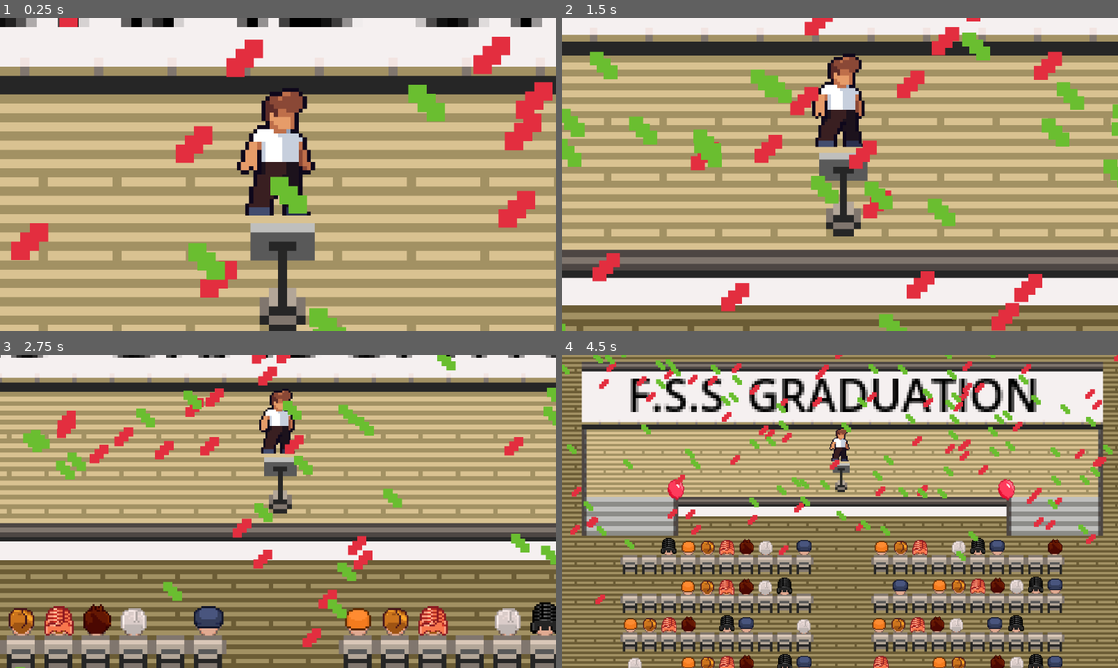
Above: before the commit, frames 1-4 (two rows, left to right).
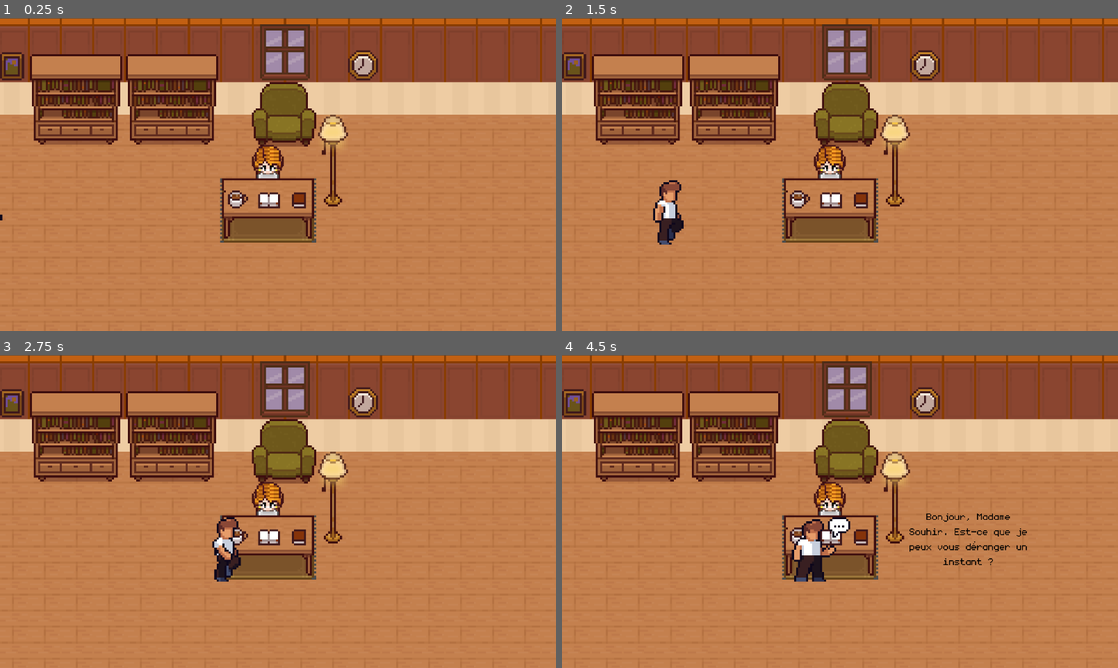
Above: after the commit, the same moments.

Repository: BolbolInfo/FSS-1LSI-TC
Game: Godot game, scene res://teacher_room.tscn
Same seed, same stepped clock (60 frames per second), same inputs: the game is played once before the commit and once after it. Before the commit the project starts from res://map.tscn.
Inputs:
- Up to frame 1 (0.25 s): no input
- Up to frame 2 (1.5 s): no input
- Up to frame 3 (2.75 s): no input
- Up to frame 4 (4.5 s): no input

The runs differ from the first frame. In frame 1, 98% of the frame differs, in the area x 0-100%, y 0-100%; in frame 2, 97%; in frame 3, 97%; in frame 4, 98%.

Commit message:
add text

Diff:
--- a/game_teacher_manager.gd
+++ b/game_teacher_manager.gd
@@ -2,6 +2,7 @@
 
 @onready var player: CharacterBody2D = %player
 @onready var player_move_to_teacher: AnimationPlayer = $player_move_to_teacher
+@onready var player_talk_to_teacher: Label = $"../player_talk_to_teacher"
 
 # Called when the node enters the scene tree for the first time.
 func _ready() -> void:
@@ -10,5 +11,6 @@
 	await player_move_to_teacher.animation_finished
 	player.stop_moving()
 	player.talk()
+	await player_talk_to_teacher.transform()
 	await get_tree().create_timer(2).timeout
 	SceneTrans.change_scene("res://computer_room.tscn")
--- a/game_thinking_manager.gd
+++ b/game_thinking_manager.gd
@@ -2,9 +2,11 @@
 
 @onready var player: CharacterBody2D = %player
 @onready var move_to_think_animator: AnimationPlayer = $move_to_think_animator
+@onready var thinking_label: Label = $"../thinking_label"
 
 # Called when the node enters the scene tree for the first time.
 func _ready() -> void:
+	var x
 	await get_tree().create_timer(2).timeout
 	player.move_to_think()
 
@@ -13,5 +15,6 @@
 	player.stop_moving()
 	await get_tree().create_timer(1.5).timeout
 	player.talk()
+	await thinking_label.transform()
 	await get_tree().create_timer(5).timeout
 	SceneTrans.change_scene("res://city.tscn")
--- a/phone.tscn
+++ b/phone.tscn
@@ -77,6 +77,7 @@
 }
 
 [node name="phone" type="Node2D"]
+position = Vector2(-22, -4)
 
 [node name="TileMap" type="TileMap" parent="."]
 tile_set = SubResource("TileSet_3iopt")
--- /dev/null
+++ b/player_talk_to_teacher.gd
@@ -0,0 +1,14 @@
+extends Label
+
+var content_text=[
+	{"text":"Bonjour, Madame Souhir. Est-ce que je peux vous déranger un instant ?","time":3},
+	{"text":"Je vais bien, merci. Je suis venu vous voir parce que je viens d’être diplômé, et honnêtement, je ne sais pas par où commencer pour trouver un emploi.","time":1},
+	{"text":"Oui, idéalement, j’aimerais travailler dans le développement logiciel ou l’analyse des données, mais je ne sais pas comment chercher efficacement ni comment me présenter aux employeurs.","time":1},
+	{"text":"Justement, non... Je n’ai pas encore de CV et je ne sais pas vraiment comment en faire un.","time":1},
+	{"text":"D’accord… Mais que dois-je y inclure exactement ?","time":1},
+	{"text":"Très bien ! Je vais essayer d’en faire un,merci infiniment, Madame Souhir ! Votre aide m’est précieuse.","time":1}
+]
+func transform():
+	for i in range(len(content_text)):
+		text = content_text[i]["text"]
+		await get_tree().create_timer(content_text[i]["time"]).timeout
--- a/project.godot
+++ b/project.godot
@@ -11,7 +11,7 @@
 [application]
 
 config/name="FSS-1LSI-TC"
-run/main_scene="res://map.tscn"
+run/main_scene="res://teacher_room.tscn"
 config/features=PackedStringArray("4.3", "Forward Plus")
 config/icon="res://icon.svg"
 
--- a/teacher_room.tscn
+++ b/teacher_room.tscn
@@ -9,6 +9,9 @@
 [ext_resource type="Texture2D" uid="uid://b87m78aggcrks" path="res://templates/teacher.png" id="7_poc5h"]
 [ext_resource type="PackedScene" uid="uid://ddydb2wjt12l8" path="res://player.tscn" id="8_7tpla"]
 [ext_resource type="Script" path="res://game_teacher_manager.gd" id="9_gss6m"]
+[ext_resource type="FontFile" uid="uid://drgsggwf6dvuh" path="res://templates/font/monogram-extended.ttf" id="10_dmq8g"]
+[ext_resource type="Script" path="res://player_talk_to_teacher.gd" id="10_kg7c7"]
+[ext_resource type="Script" path="res://teacher_talk.gd" id="12_sjrn6"]
 
 [sub_resource type="TileSetAtlasSource" id="TileSetAtlasSource_u8i10"]
 texture = ExtResource("1_te55k")
@@ -990,10 +993,29 @@
 zoom = Vector2(4.145, 4.145)
 
 [node name="game_teacher_manager" type="Node" parent="."]
-unique_name_in_owner = true
 script = ExtResource("9_gss6m")
 
 [node name="player_move_to_teacher" type="AnimationPlayer" parent="game_teacher_manager"]
 libraries = {
 "": SubResource("AnimationLibrary_ydvur")
 }
+
+[node name="player_talk_to_teacher" type="Label" parent="."]
+offset_left = 525.0
+offset_top = 367.0
+offset_right = 664.0
+offset_bottom = 489.0
+scale = Vector2(0.468552, 0.468552)
+theme_override_colors/font_color = Color(0, 0, 0, 1)
+theme_override_fonts/font = ExtResource("10_dmq8g")
+horizontal_alignment = 1
+vertical_alignment = 1
+autowrap_mode = 2
+script = ExtResource("10_kg7c7")
+
+[node name="teacher_talk" type="Label" parent="."]
+offset_left = 470.0
+offset_top = 337.0
+offset_right = 510.0
+offset_bottom = 360.0
+script = ExtResource("12_sjrn6")
--- /dev/null
+++ b/teacher_talk.gd
@@ -0,0 +1,21 @@
+extends Label
+
+var content_text=[
+	{"text":"Bien sûr, hsan ! Comment vas-tu ?","time":1},
+	{"text":"Je comprends, c'est une étape importante. As-tu déjà une idée du type de travail que tu aimerais faire ?","time":1},
+	{"text":"C’est un bon début ! La première chose à faire est d’avoir un CV bien structuré et une lettre de motivation adaptée à chaque offre d’emploi. As-tu déjà préparé ces documents ?","time":1},
+	{"text":"Ne t’inquiète pas, c’est normal au début ! Un CV doit être clair, structuré et mettre en valeur tes compétences et expériences, même si tu n’as pas encore travaillé.","time":1},
+	{"text":"Voici les sections essentielles ","time":1},
+	{"text":"1)Informations personnelles : Ton nom, numéro de téléphone, adresse e-mail.","time":1},
+	{"text":"2)Titre du CV : Un résumé rapide de ton objectif professionnel, par exemple 'Développeur junior en informatique'.","time":1},
+	{"text":"3)Formation : Les études que tu as suivies, avec les dates et le diplôme obtenu. ","time":1},
+	{"text":"4)Compétences : Liste tes compétences techniques et linguistique","time":1},
+	{"text":"5)Expériences : Même si tu n’as pas encore travaillé, mentionne tes stages, projets académiques ou travaux personnels.","time":1},
+	{"text":"6)Certifications et formations supplémentaires : Si tu as suivi des cours en ligne ou obtenu des certifications, ajoute-les.","time":1},
+	{"text":"7)Centres d’intérêt : Cela peut montrer ta personnalité et ton esprit d’initiative.","time":1},
+	{"text":"C’est normal, hsan ! Bon courage, et tiens-moi au courant.","time":1}
+
+]
+
+func techer_talk():
+	pass
--- a/thinking.tscn
+++ b/thinking.tscn
@@ -1,8 +1,10 @@
-[gd_scene load_steps=9 format=3 uid="uid://n88d6ocj3xum"]
+[gd_scene load_steps=11 format=3 uid="uid://n88d6ocj3xum"]
 
 [ext_resource type="Texture2D" uid="uid://r6yaq0im2m18" path="res://templates/japanese-school_8x8-final.tileset.png" id="1_sntgh"]
 [ext_resource type="PackedScene" uid="uid://ddydb2wjt12l8" path="res://player.tscn" id="2_eqf0q"]
 [ext_resource type="Script" path="res://game_thinking_manager.gd" id="3_6x75o"]
+[ext_resource type="FontFile" uid="uid://drgsggwf6dvuh" path="res://templates/font/monogram-extended.ttf" id="4_qkrjo"]
+[ext_resource type="Script" path="res://thinking_label.gd" id="5_wyppw"]
 
 [sub_resource type="TileSetAtlasSource" id="TileSetAtlasSource_j0j5u"]
 texture = ExtResource("1_sntgh")
@@ -276,3 +278,17 @@
 libraries = {
 "": SubResource("AnimationLibrary_j15sc")
 }
+
+[node name="thinking_label" type="Label" parent="."]
+offset_left = 162.0
+offset_top = 62.0
+offset_right = 293.0
+offset_bottom = 164.0
+scale = Vector2(0.382917, 0.382917)
+theme_override_colors/font_color = Color(0, 0, 0, 1)
+theme_override_fonts/font = ExtResource("4_qkrjo")
+theme_override_font_sizes/font_size = 16
+horizontal_alignment = 1
+vertical_alignment = 1
+autowrap_mode = 2
+script = ExtResource("5_wyppw")
--- /dev/null
+++ b/thinking_label.gd
@@ -0,0 +1,11 @@
+extends Label
+var content_text = [
+	{"text":"J'ai été diplômé et j'ai besoin de trouver un travail, mais je ne sais pas quoi faire.","time":5},
+	{"text":"J'ai une bonne idée !","time":3},
+	{"text":"je devrais peut-être demander de l'aide à ma professeure, Madame Souhir.","time":3}
+	]
+
+func transform():
+	for i in range(3):
+		text = content_text[i]["text"]
+		await get_tree().create_timer(content_text[i]["time"]).timeout
Not shown: 1 places in teacher_room.tscn that only renumber resources
Binary file added: templates/font/monogram-extended.ttf
Not shown, added: templates/font/monogram-extended.ttf.import
Binary file added: templates/font/monogram.ttf
Not shown, added: templates/font/monogram.ttf.import
